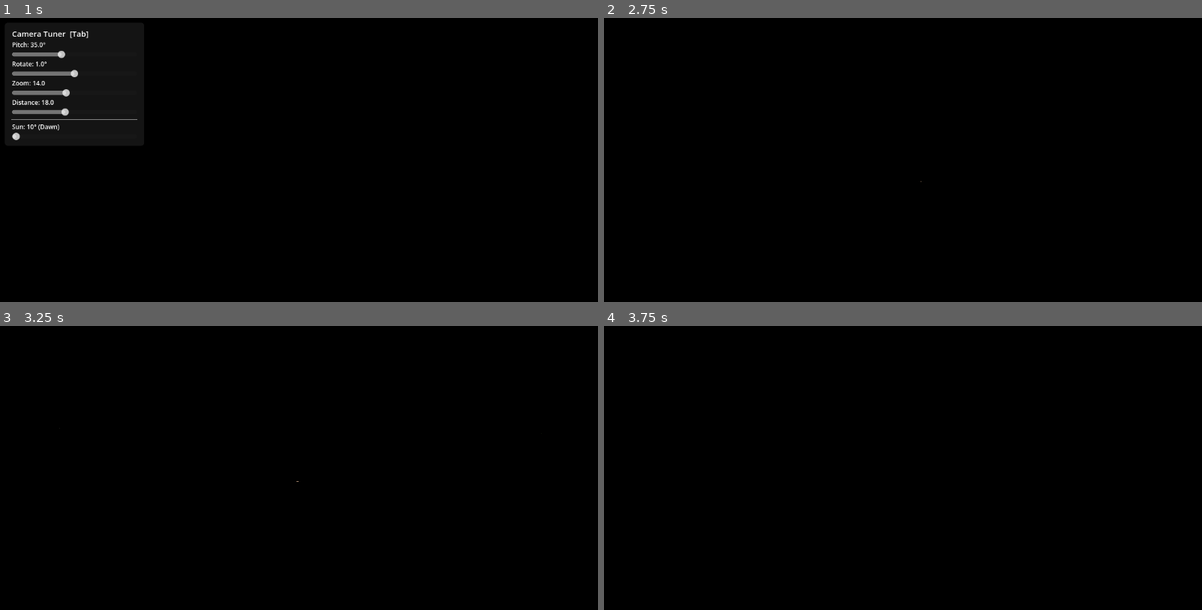
Above: before the commit, frames 1-4 (two rows, left to right).
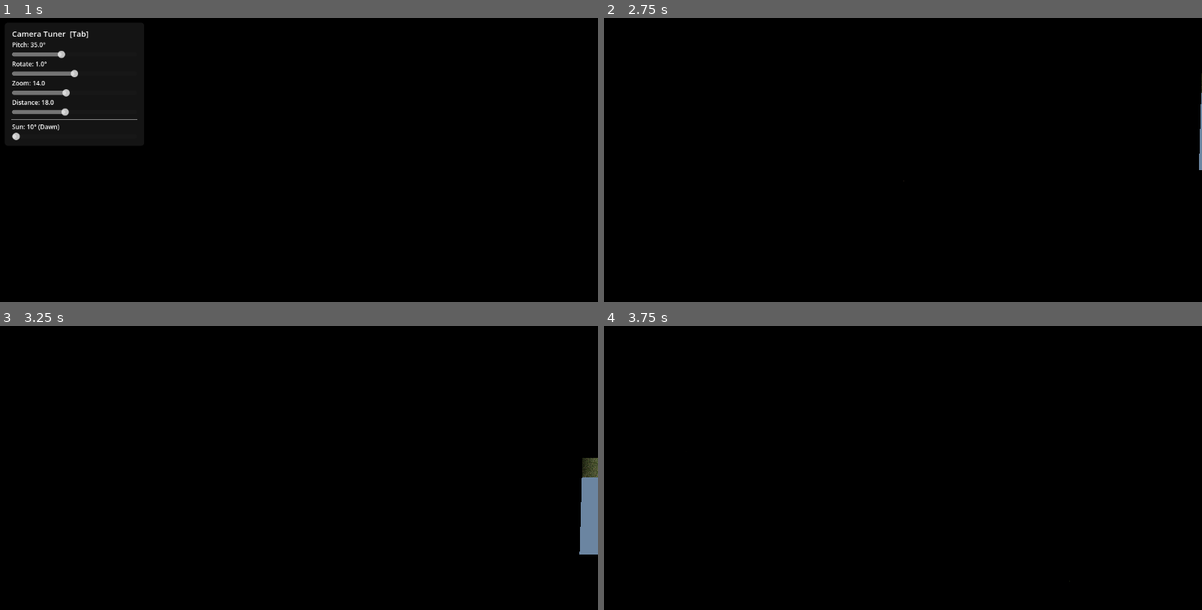
Above: after the commit, the same moments.

Repository: ninthfreak/ActionAdventureVoxel
Game: Godot game, scene res://scenes/main.tscn
Two runs of this game, one before a commit and one after it. Both use one fixed random seed, a clock stepped at 60 frames per second and the inputs below.
Inputs (mouse positions are in pixels of both pictures, inside the frame that each line leads up to):
- Up to frame 1 (1 s): tap Enter at 0.5 s; move the mouse to (430, 168) at 0.52 s; hold D (move_right) from 0.53 s (still down); hold Shift (run, bound only after the commit) from 0.53 s (still down); click (430, 168) at 0.67 s; tap Space (jump, bound only after the commit) at 0.77, 0.8 s
- Up to frame 2 (2.75 s): tap Space (jump, bound only after the commit) at 1.07, 1.25, 1.35, 1.52, 1.82, 2.3 s; move the mouse to (783, 202) at 1.27 s; release D (move_right) at 1.28 s; release Shift (run, bound only after the commit) at 1.28 s; hold S (move_down) 1.28-2.03 s; tap Shift (run, bound only after the commit) at 1.55 s; tap Enter at 2 s; move the mouse to (962, 111) at 2.02 s; hold D (move_right) from 2.03 s (still down); hold Tab (toggle_tuner) from 2.03 s (still down)
- Up to frame 3 (3.25 s): tap Space (jump, bound only after the commit) at 2.75, 3.02 s; move the mouse to (269, 558) at 2.77 s; release D (move_right) at 2.78 s; release Tab (toggle_tuner) at 2.78 s; hold W (move_up) from 2.78 s (still down); tap Shift (run, bound only after the commit) at 2.85 s; click (269, 558) at 2.92 s
- Up to frame 4 (3.75 s): tap Space (jump, bound only after the commit) at 3.32 s; move the mouse to (1082, 541) at 3.52 s; release W (move_up) at 3.53 s; hold A (move_left) from 3.53 s (still down); hold Shift (run, bound only after the commit) from 3.53 s (still down)

Frame 1 is identical in both runs. In frame 2, 0.1% of the frame differs, in the area x 50-100%, y 19-58%; in frame 3, 1.0%, in the area x 49-100%, y 46-81%; in frame 4, less than 0.1%.

Commit message:
Add run (shift), jump (space), and fix animation looping
- Hold Shift to run at double speed with running animation
- Space to jump with jump/falling/landing animation states
- Set loop mode on idle, walking, running, and falling animations
- Renamed move_speed to walk_speed, added run_speed and jump_force

Co-Authored-By: Claude Opus 4.6 <noreply@anthropic.com>
Claude-Session: https://claude.ai/code/session_0168A7UbHfBLMdtnJfLHTF79

Diff:
--- a/project.godot
+++ b/project.godot
@@ -47,6 +47,14 @@
 "deadzone": 0.5,
 "events": [Object(InputEventKey,"resource_local_to_scene":false,"resource_name":"","device":-1,"window_id":0,"alt_press …(190 unchanged characters)…
 }
+jump={
+"deadzone": 0.5,
+"events": [Object(InputEventKey,"resource_local_to_scene":false,"resource_name":"","device":-1,"window_id":0,"alt_pressed":false,"shift_pressed":false,"ctrl_pressed":false,"meta_pressed":false,"pressed":false,"keycode":0,"physical_keycode":32,"key_label":0,"unicode":0,"location":0,"echo":false,"script":null)]
+}
+run={
+"deadzone": 0.5,
+"events": [Object(InputEventKey,"resource_local_to_scene":false,"resource_name":"","device":-1,"window_id":0,"alt_pressed":false,"shift_pressed":false,"ctrl_pressed":false,"meta_pressed":false,"pressed":false,"keycode":0,"physical_keycode":4194325,"key_label":0,"unicode":0,"location":0,"echo":false,"script":null)]
+}
 
 [editor_plugins]
 
--- a/scripts/player.gd
+++ b/scripts/player.gd
@@ -1,13 +1,16 @@
 extends CharacterBody3D
 
-@export var move_speed: float = 6.0
+@export var walk_speed: float = 6.0
+@export var run_speed: float = 12.0
 @export var acceleration: float = 60.0
 @export var turn_speed: float = 12.0
 @export var gravity: float = 24.0
+@export var jump_force: float = 10.0
 
 var _model: Node3D
 var _anim_player: AnimationPlayer
 var _current_anim := ""
+var _is_jumping := false
 
 func _ready() -> void:
 	_spawn_model()
@@ -145,7 +148,10 @@
 				if anim:
 					var lib := _anim_player.get_animation_library("")
 					if lib:
-						lib.add_animation(anim_name, anim.duplicate())
+						var dup := anim.duplicate()
+						if anim_name in ["idle", "walking", "running", "falling"]:
+							dup.loop_mode = Animation.LOOP_LINEAR
+						lib.add_animation(anim_name, dup)
 		inst.queue_free()
 
 func _play_anim(anim_name: String) -> void:
@@ -171,13 +177,20 @@
 
 func _physics_process(delta: float) -> void:
 	var input_dir := _read_input_direction()
-	var target := input_dir * move_speed
+	var running := Input.is_action_pressed("run")
+	var speed := run_speed if running else walk_speed
+	var target := input_dir * speed
 
 	velocity.x = move_toward(velocity.x, target.x, acceleration * delta)
 	velocity.z = move_toward(velocity.z, target.z, acceleration * delta)
 
 	if is_on_floor():
+		if _is_jumping:
+			_is_jumping = false
 		velocity.y = 0.0
+		if Input.is_action_just_pressed("jump"):
+			velocity.y = jump_force
+			_is_jumping = true
 	else:
 		velocity.y -= gravity * delta
 
@@ -191,10 +204,15 @@
 
 func _update_animation() -> void:
 	if not is_on_floor():
-		_play_anim("falling")
+		if _is_jumping and velocity.y > 0.0:
+			_play_anim("jump")
+		else:
+			_play_anim("falling")
 		return
 	var h_speed := Vector2(velocity.x, velocity.z).length()
-	if h_speed > 0.5:
+	if h_speed > run_speed * 0.7:
+		_play_anim("running")
+	elif h_speed > 0.5:
 		_play_anim("walking")
 	else:
 		_play_anim("idle")
